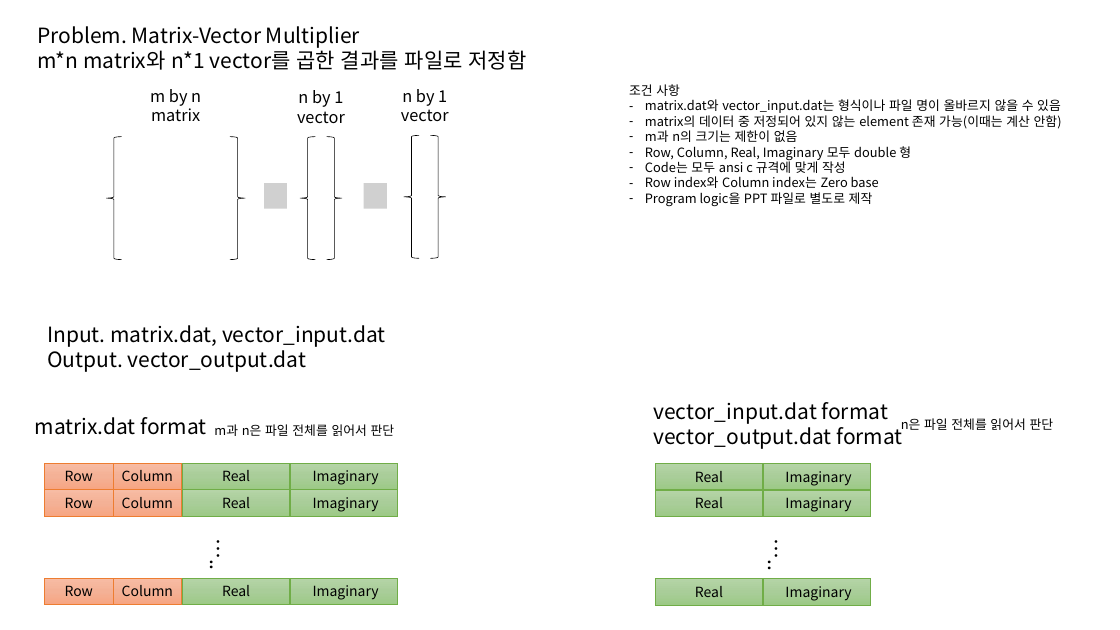
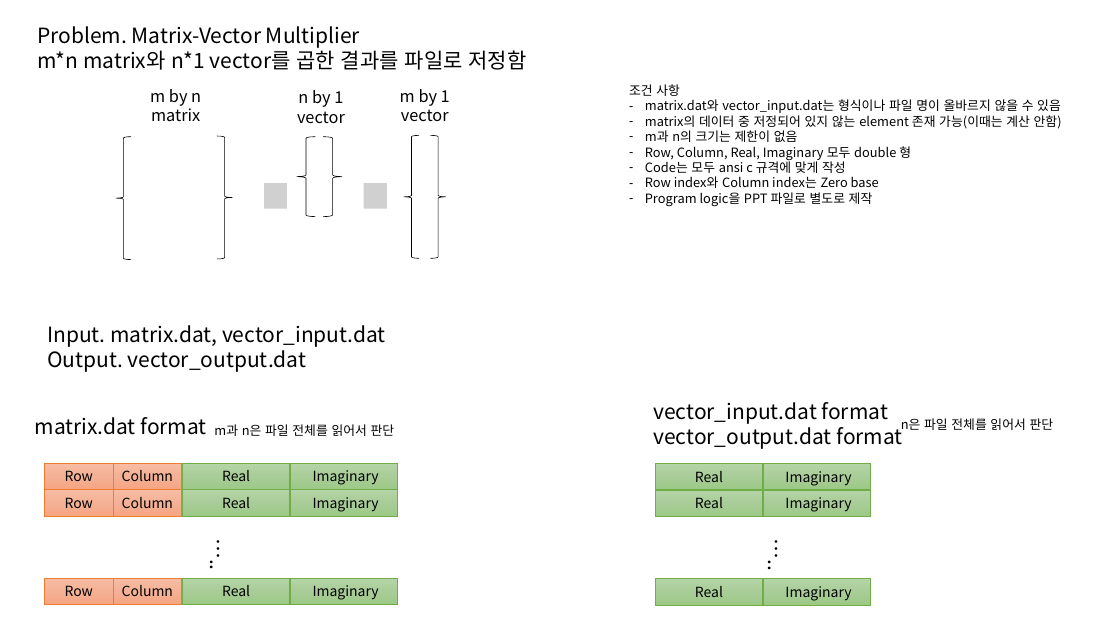
Before and after one commit to mystous/DSLab_Algo_Seminar, a slide deck: slide 1 of 001. 세미나 자료/02.2015/02. 2차시/00. Matrix Vector Multiplyer.pptx. Drawn at 1120x630 pixels with LibreOffice and Linux fonts; fonts in the diff are those of the drawing; grey boxes stand for pictures. Boxes give left, top, right and bottom in pixels: in the first picture for what was removed or moved away, otherwise in the second. Text is boxed around its words. In the diff, an @@ line names an element or a change of style, - is before the commit and + after.

```diff
--- a/001. 세미나 자료/02.2015/02. 2차시/00. Matrix Vector Multiplyer.pptx
+++ b/001. 세미나 자료/02.2015/02. 2차시/00. Matrix Vector Multiplyer.pptx
@@ text at (x1=400, y1=89, x2=450, y2=106): text changed @@
-n by 1
+m by 1
@@ left brace moved from (x1=106, y1=137, x2=121, y2=260) to (x1=116, y1=137, x2=131, y2=260) @@
@@ left brace moved from (x1=230, y1=137, x2=245, y2=260) to (x1=217, y1=136, x2=232, y2=259) @@
@@ left brace resized from (x1=300, y1=137, x2=315, y2=260) to (x1=297, y1=137, x2=315, y2=217) @@
@@ left brace resized from (x1=327, y1=137, x2=342, y2=260) to (x1=323, y1=137, x2=342, y2=217) @@
```
Also in this commit, not shown: 2 other files.
